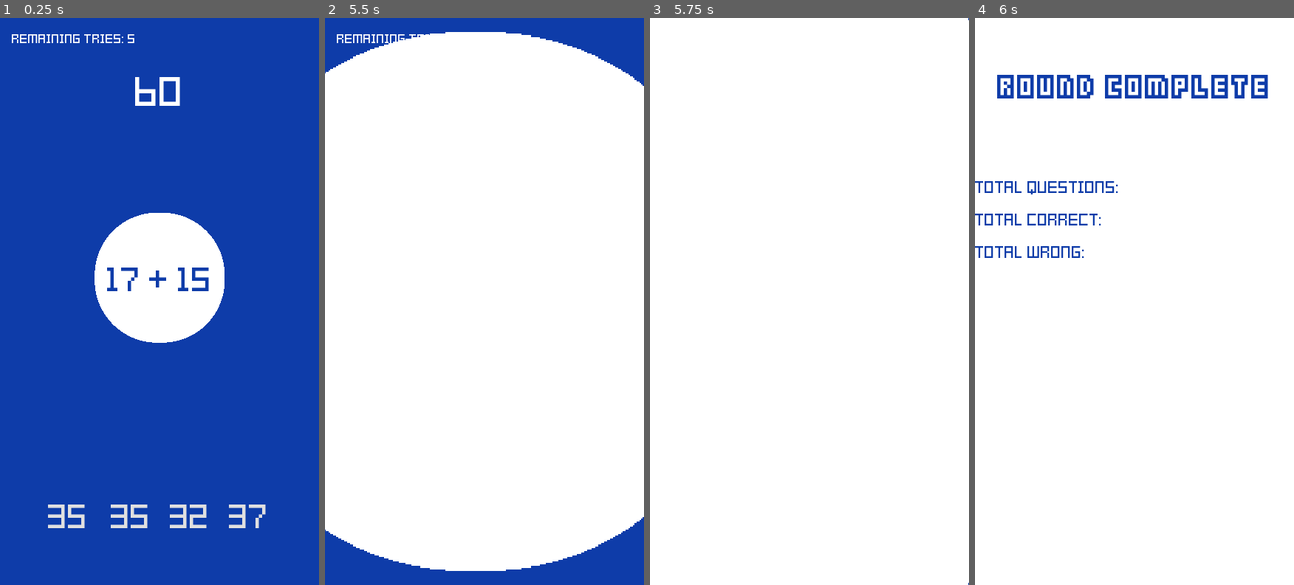
Above: before the commit, frames 1-4 (left to right).
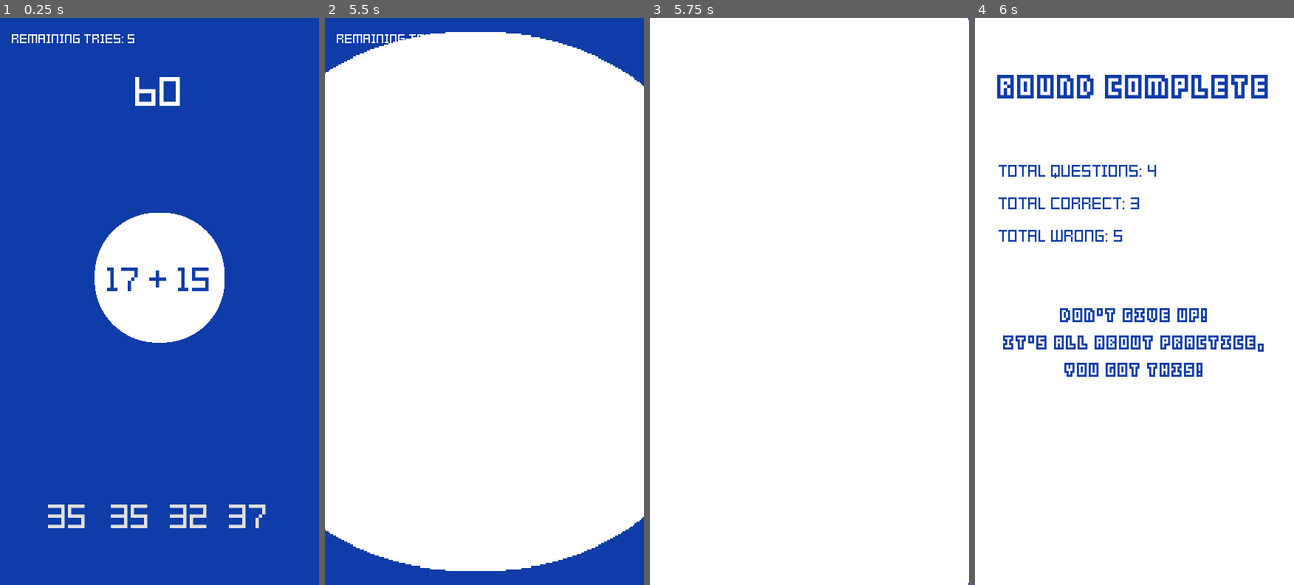
Above: after the commit, the same moments.

Repository: msanatan/Approximately
Game: Godot game, scene res://Scenes/Game.tscn
Same seed, same stepped clock (60 frames per second), same inputs: the game is played once before the commit and once after it. The project has no main scene, so this scene is started directly.
Inputs:
- Up to frame 1 (0.25 s): no input
- Up to frame 2 (5.5 s): click "35" at 0.5 s; click "35" at 1.25 s; click "32" at 2 s; click "60" at 2.75 s; click "55" at 3.5 s; click "53" at 4.25 s; click "59" at 5 s
- Up to frame 3 (5.75 s): no input
- Up to frame 4 (6 s): click "54" at 5.75 s

Frames 1-3 are identical in both runs. In frame 4, 4.9% of the frame differs, in the area x 0-91%, y 25-64%.

Commit message:
Keep track of the score in the game and display it at game over
It's all coming together

Diff:
--- a/Scenes/GameOver.tscn
+++ b/Scenes/GameOver.tscn
@@ -1,6 +1,8 @@
-[gd_scene load_steps=4 format=2]
+[gd_scene load_steps=7 format=2]
 
 [ext_resource path="res://Assets/Resources/TitleFont.tres" type="DynamicFont" id=1]
+[ext_resource path="res://Scripts/GameOver.gd" type="Script" id=2]
+[ext_resource path="res://Assets/Fonts/Kenney Blocks.ttf" type="DynamicFontData" id=3]
 
 [sub_resource type="DynamicFontData" id=1]
 font_path = "res://Assets/Fonts/Kenney Pixel Square.ttf"
@@ -9,7 +11,12 @@
 size = 18
 font_data = SubResource( 1 )
 
+[sub_resource type="DynamicFont" id=3]
+size = 22
+font_data = ExtResource( 3 )
+
 [node name="GameOver" type="Node2D"]
+script = ExtResource( 2 )
 
 [node name="ColorRect" type="ColorRect" parent="."]
 anchor_right = 1.0
@@ -20,20 +27,10 @@
 "_edit_use_anchors_": false
 }
 
-[node name="VBoxContainer" type="VBoxContainer" parent="."]
-anchor_right = 1.0
-anchor_bottom = 1.0
+[node name="TitleLabel" type="Label" parent="."]
 margin_top = 64.0
 margin_right = 432.0
-margin_bottom = 768.0
-custom_constants/separation = 96
-__meta__ = {
-"_edit_use_anchors_": false
-}
-
-[node name="TitleLabel" type="Label" parent="VBoxContainer"]
-margin_right = 432.0
-margin_bottom = 54.0
+margin_bottom = 118.0
 custom_colors/font_color = Color( 0.0588235, 0.239216, 0.666667, 1 )
 custom_fonts/font = ExtResource( 1 )
 text = "Round Complete"
@@ -43,34 +40,62 @@
 "_edit_use_anchors_": false
 }
 
-[node name="StatsContainer" type="VBoxContainer" parent="VBoxContainer"]
-margin_top = 150.0
-margin_right = 432.0
-margin_bottom = 266.0
+[node name="StatsContainer" type="VBoxContainer" parent="."]
+anchor_left = 0.5
+anchor_top = 0.5
+anchor_right = 0.5
+anchor_bottom = 0.5
+margin_left = 32.0
+margin_top = 192.0
+margin_right = 400.0
+margin_bottom = 308.0
 custom_constants/separation = 16
+__meta__ = {
+"_edit_use_anchors_": false
+}
 
-[node name="TotalQuestionsLabel" type="Label" parent="VBoxContainer/StatsContainer"]
-margin_right = 432.0
+[node name="TotalQuestionsLabel" type="Label" parent="StatsContainer"]
+margin_right = 368.0
 margin_bottom = 28.0
 custom_colors/font_color = Color( 0.0588235, 0.239216, 0.666667, 1 )
 custom_fonts/font = SubResource( 2 )
 text = "Total Questions: "
 valign = 1
 
-[node name="TotalCorrectLabel" type="Label" parent="VBoxContainer/StatsContainer"]
+[node name="TotalCorrectLabel" type="Label" parent="StatsContainer"]
 margin_top = 44.0
-margin_right = 432.0
+margin_right = 368.0
 margin_bottom = 72.0
 custom_colors/font_color = Color( 0.0588235, 0.239216, 0.666667, 1 )
 custom_fonts/font = SubResource( 2 )
 text = "Total Correct: "
 valign = 1
 
-[node name="TotalWrongLabel" type="Label" parent="VBoxContainer/StatsContainer"]
+[node name="TotalWrongLabel" type="Label" parent="StatsContainer"]
 margin_top = 88.0
-margin_right = 432.0
+margin_right = 368.0
 margin_bottom = 116.0
 custom_colors/font_color = Color( 0.0588235, 0.239216, 0.666667, 1 )
 custom_fonts/font = SubResource( 2 )
 text = "Total Wrong: "
 valign = 1
+
+[node name="ResultsMessageLabel" type="Label" parent="."]
+anchor_left = 0.5
+anchor_top = 0.5
+anchor_right = 0.5
+anchor_bottom = 0.5
+margin_left = 16.0
+margin_top = 384.0
+margin_right = 416.0
+margin_bottom = 459.0
+custom_colors/font_color = Color( 0.0588235, 0.239216, 0.666667, 1 )
+custom_fonts/font = SubResource( 3 )
+text = "Congratulations!
+You got them all correct!"
+align = 1
+valign = 1
+autowrap = true
+__meta__ = {
+"_edit_use_anchors_": false
+}
--- a/Scripts/Game.gd
+++ b/Scripts/Game.gd
@@ -41,6 +41,7 @@
     var wrong_answer_2: int = wrong_answer_1 + answer_diff[randi() % answer_diff.size()]
     answers = [correct_answer, close_answer, wrong_answer_1, wrong_answer_2]
     answers.shuffle()
+    Global.total_questions += 1
 
 
 func reset_question_and_answers():
@@ -59,6 +60,7 @@
 
 
 func _on_Answers_wrong_answer_selected():
+    Global.total_wrong += 1
     remaining_tries -= 1
     emit_signal('remaining_tries_update', remaining_tries)
     emit_signal('grow_circle')
@@ -68,6 +70,7 @@
 
 
 func _on_Answers_right_answer_selected():
+    Global.total_correct += 1
     reset_question_and_answers()
 
 
--- /dev/null
+++ b/Scripts/GameOver.gd
@@ -0,0 +1,17 @@
+extends Node2D
+
+func _ready():
+    $StatsContainer/TotalQuestionsLabel.text = 'Total Questions: ' + str(Global.total_questions)
+    $StatsContainer/TotalCorrectLabel.text = 'Total Correct: ' + str(Global.total_correct)
+    $StatsContainer/TotalWrongLabel.text = 'Total Wrong: ' + str(Global.total_wrong)
+
+    if Global.total_correct == Global.total_questions and Global.total_questions >= 10:
+        $ResultsMessageLabel.text = "You're acing it!\nKeep up the good work!"
+    elif Global.total_correct == Global.total_questions and Global.total_questions < 10:
+        $ResultsMessageLabel.text = "All correct!\nKeep it up and go for more!"
+    elif Global.total_correct >= Global.total_wrong and Global.total_questions >= 10:
+        $ResultsMessageLabel.text = "Keep it up!\nYou're doing well, just take your time!"
+    elif Global.total_correct >= Global.total_wrong and Global.total_questions < 10:
+        $ResultsMessageLabel.text = "You're on the right path!\nTry to focus on accuracy!"
+    elif Global.total_correct < Global.total_wrong:
+        $ResultsMessageLabel.text = "Don't give up!\nIt's all about practice, you got this!"
